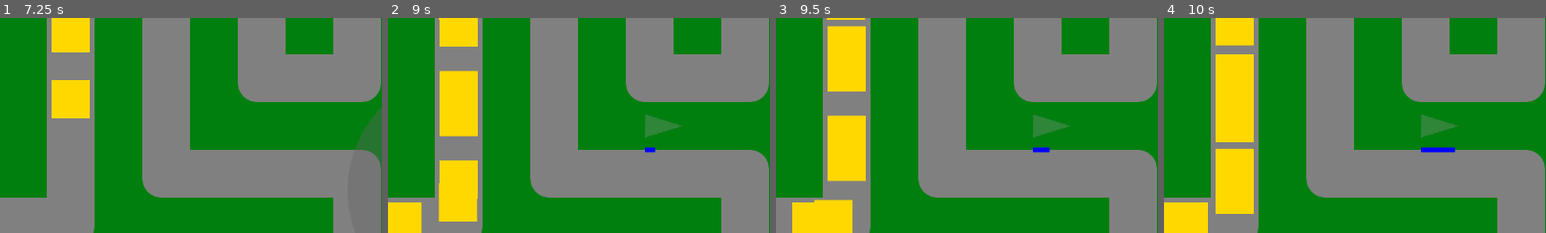
Above: before the commit, frames 1-4 (left to right).
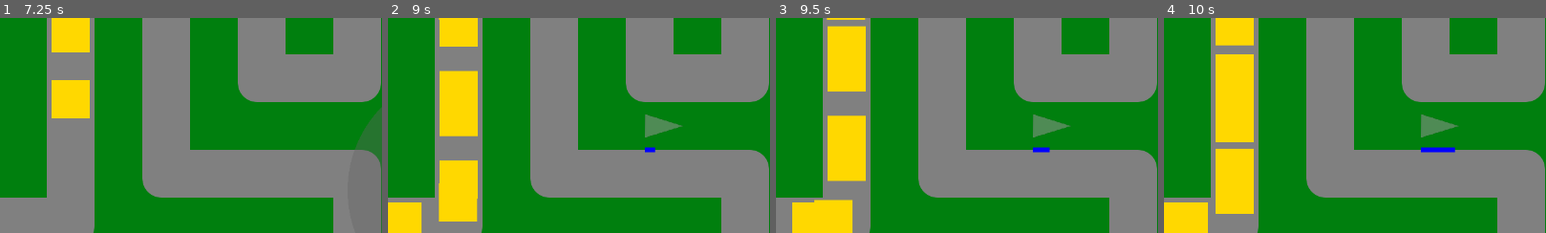
Above: after the commit, the same moments.

Repository: phrasmotica/godot-tower-defence
Game: Godot game, scene res://scenes/game.tscn
Two runs of this game, one before a commit and one after it. Both use one fixed random seed, a clock stepped at 60 frames per second and the inputs below.
Inputs (mouse positions are % of the whole screen's width and height, from its top left):
- Up to frame 1 (7.25 s): click "Play path 0" at 0.5 s; click (80, 31) at 1.25 s; click (88, 31) at 2 s; click (95, 31) at 2.75 s; click (80, 44) at 3.5 s; click (88, 44) at 4.25 s; click (95, 44) at 5 s; tap Enter (ui_accept) at 5.75, 6.02, 6.77 s; hold Shift (fast_forward) from 5.78 s (still down); tap . (next_tower) at 5.85 s; click (95, 44) at 5.92 s; move the mouse to (80, 65) at 6.52 s; tap , (previous_tower) at 6.6 s
- Up to frame 2 (9 s): move the mouse to (20, 35) at 7.27 s; release Shift (fast_forward) at 7.28 s; tap . (next_tower) at 7.35, 8.85 s; move the mouse to (55, 50) at 8.02 s; tap , (previous_tower) at 8.1 s; click (55, 50) at 8.17 s; tap Enter (ui_accept) at 8.27 s; move the mouse to (35, 25) at 8.77 s
- Up to frame 3 (9.5 s): tap Enter (ui_accept) at 9.02 s
- Up to frame 4 (10 s): move the mouse to (72, 45) at 9.52 s; hold Shift (fast_forward) from 9.53 s (still down); tap , (previous_tower) at 9.6 s; tap Enter (ui_accept) at 9.77 s
The pictures show only the part of the screen within x 19-69%, y 25-75%; the shares and areas given below are measured in that part.

Frame 1 is identical in both runs. In frame 2, 0.5% of the frame differs, in the area x 67-77%, y 44-56%; in frame 3, 0.5%; in frame 4, 0.5%.

Commit message:
Add range upgrade to machine gun tower

Diff:
--- a/scenes/towers/machine_gun_tower.tscn
+++ b/scenes/towers/machine_gun_tower.tscn
@@ -116,15 +116,28 @@
 script = ExtResource("4_bunb6")
 base_level = NodePath("BaseLevel")
 
-[node name="BaseLevel" parent="Levels" node_paths=PackedStringArray("projectile_stats") instance=ExtResource("7_5iku6")]
+[node name="BaseLevel" parent="Levels" node_paths=PackedStringArray("projectile_stats", "upgrades") instance=ExtResource("7_5iku6")]
 sprite = SubResource("SpriteFrames_4md5v")
 projectile_stats = NodePath("Stats")
+upgrades = [NodePath("BetterRange")]
 
 [node name="Stats" type="Node" parent="Levels/BaseLevel"]
 script = ExtResource("8_jy1jc")
 projectile = ExtResource("9_i24xx")
 fire_rate = 10.0
 projectile_range = 2.0
+projectile_speed = 20
+
+[node name="BetterRange" parent="Levels/BaseLevel" node_paths=PackedStringArray("projectile_stats") instance=ExtResource("7_5iku6")]
+level_description = "Increased shooting range."
+price = 8
+sprite = SubResource("SpriteFrames_4md5v")
+projectile_stats = NodePath("Stats")
+
+[node name="Stats" type="Node" parent="Levels/BaseLevel/BetterRange"]
+script = ExtResource("8_jy1jc")
+projectile = ExtResource("9_i24xx")
+fire_rate = 10.0
 projectile_speed = 20
 
 [node name="AnimationPlayer" type="AnimationPlayer" parent="."]
